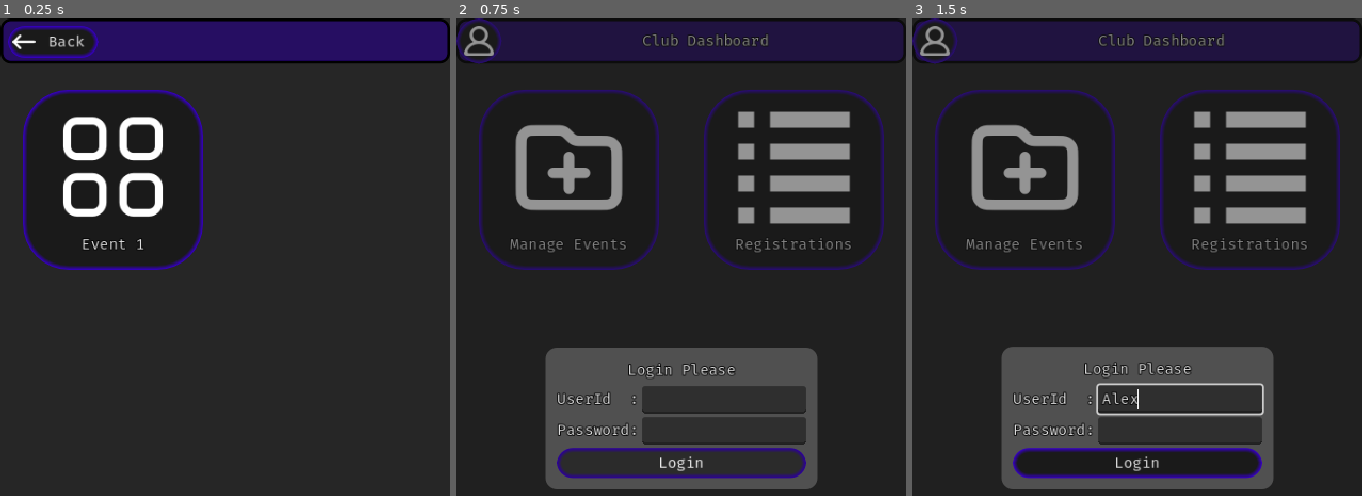
Above: before the commit, frames 1-3 (left to right).
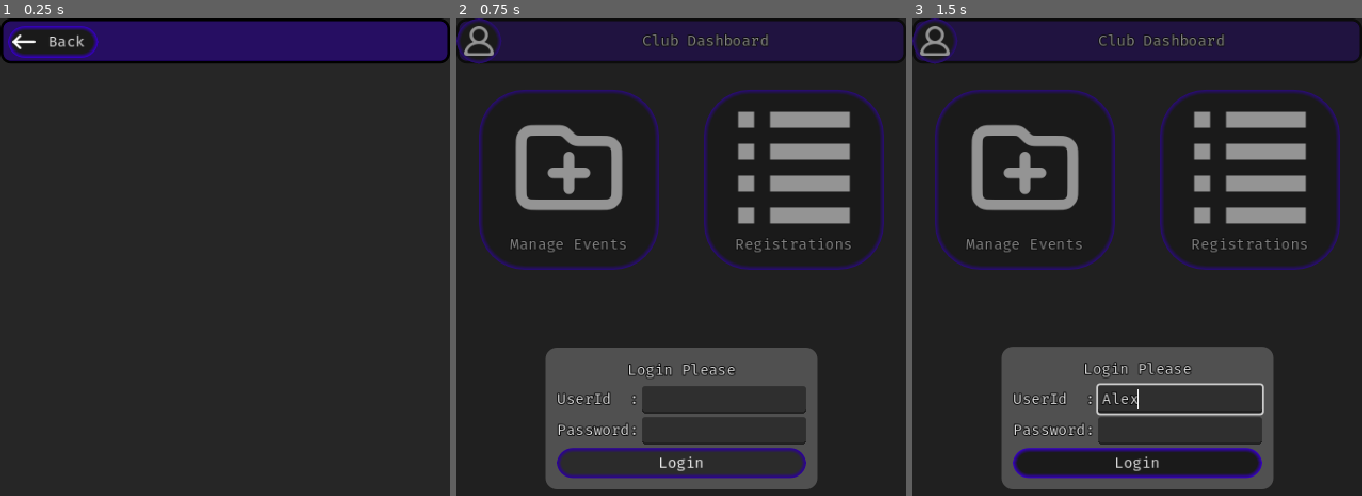
Above: after the commit, the same moments.

Repository: master172/clubdashboard
Game: Godot game, scene res://src/Main/manage_registrations.tscn
Same seed, same stepped clock (60 frames per second), same inputs: the game is played once before the commit and once after it. This scene is started directly instead of the project's main scene.
Inputs (mouse positions are in pixels of both pictures, inside the frame that each line leads up to):
- Up to frame 1 (0.25 s): no input
- Up to frame 2 (0.75 s): click "Back" at 0.5 s
- Up to frame 3 (1.5 s): click (1177, 400) at 1.27 s; type "Alex" at 1.35 s

The runs differ from the first frame. In frame 1, 3.2% of the frame differs, in the area x 5-46%, y 15-53%; in frame 2, nothing differs; in frame 3, nothing differs.

Commit message:
add registrations integration

Diff:
--- a/src/Main/manage_registrations.gd
+++ b/src/Main/manage_registrations.gd
@@ -1,9 +1,11 @@
 extends Control
 
 @onready var items: FlowContainer = $VBoxContainer/MarginContainer/ScrollContainer/Items
+const REGISTRATION_BUTTON_COMPONENT = preload("res://src/UIComponents/RegistrationButtonComponent.tscn")
 
 func _ready() -> void:
-	pass
+	if Utils.login_club != "":
+		attemt_events_creation()
 
 func _on_back_pressed() -> void:
 	var Dashboard:PackedScene = load("res://src/Main/Main.tscn")
@@ -14,6 +16,33 @@
 	var RegistrationForm:PackedScene = load("res://src/Main/registrations.tscn")
 	get_tree().change_scene_to_packed(RegistrationForm)
 
+func attemt_events_creation():
+	var http :HTTPRequest = HTTPRequest.new()
+	add_child(http)
+	http.request_completed.connect(self._on_request_completed)
+	http.request_completed.connect(http.queue_free.unbind(4))
+	var header = ["Content-Type: application/json"]
+	var body:String = JSON.stringify({"club_name":Utils.login_club})
+	var err = http.request("http://127.0.0.1:8000/events",header,HTTPClient.METHOD_GET,body)
+	if err != OK:
+		push_error("http request error: ",err)
 
-func _on_registration_1_pressed() -> void:
+func _on_request_completed(result: int, response_code: int, headers: PackedStringArray, body: PackedByteArray) -> void:
+	if response_code == 200:
+		var data:Dictionary = JSON.parse_string(body.get_string_from_utf8())
+		if data != {}:
+			add_event_buttons(data)
+	else:
+		push_error("request failed response code: ",response_code)
+
+func add_event_buttons(button_entries:Dictionary)->void:
+	for i in button_entries.keys():
+		var button:Node =REGISTRATION_BUTTON_COMPONENT.instantiate()
+		button.event_name = i
+		button.pressed.connect(self.on_event_button_pressed.bind(button_entries[i]))
+		button.Text = button_entries[i]
+		items.add_child(button)
+
+func on_event_button_pressed(event_id:String)->void:
+	Utils.selected_event.enqueue(event_id)
 	_on_registration_button_pressed()
--- a/src/Main/manage_registrations.tscn
+++ b/src/Main/manage_registrations.tscn
@@ -1,9 +1,8 @@
-[gd_scene load_steps=5 format=3 uid="uid://tqk4hylo4jw5"]
+[gd_scene load_steps=4 format=3 uid="uid://tqk4hylo4jw5"]
 
 [ext_resource type="Theme" uid="uid://c8wib8exwpaas" path="res://Resources/MainTheme.tres" id="1_aemn1"]
 [ext_resource type="Script" uid="uid://dkp5u4wx8qsu7" path="res://src/Main/manage_registrations.gd" id="2_qm8ud"]
 [ext_resource type="Texture2D" uid="uid://3wbfrdbf88e6" path="res://assets/Icons/Back.svg" id="3_naoah"]
-[ext_resource type="PackedScene" uid="uid://c4tiqh1k04mrb" path="res://src/UIComponents/RegistrationButtonComponent.tscn" id="4_qm8ud"]
 
 [node name="ManageEvents" type="Control"]
 layout_mode = 3
@@ -72,8 +71,4 @@
 theme_override_constants/h_separation = 16
 theme_override_constants/v_separation = 16
 
-[node name="Registration1" parent="VBoxContainer/MarginContainer/ScrollContainer/Items" instance=ExtResource("4_qm8ud")]
-layout_mode = 2
-
 [connection signal="pressed" from="VBoxContainer/Header/VBoxContainer/Back" to="." method="_on_back_pressed"]
-[connection signal="pressed" from="VBoxContainer/MarginContainer/ScrollContainer/Items/Registration1" to="." method="_on_registration_1_pressed"]
--- a/src/Main/registrations.gd
+++ b/src/Main/registrations.gd
@@ -1,5 +1,68 @@
 extends Control
+
+var selected_event:String = ""
+const INDUVIDUALDELEGATE = preload("res://src/UIComponents/Induvidualdelegate.tscn")
+const INSTITUTION_DELEGATE = preload("res://src/UIComponents/InstitutionDelegate.tscn")
+
+@onready var induviduals: VBoxContainer = $VBoxContainer/MarginContainer/TabContainer/Induvidual/FormContainer/Induviduals
+@onready var institutions: VBoxContainer = $VBoxContainer/MarginContainer/TabContainer/Institution/FormContainer/Institutions
+
+func _ready() -> void:
+	if Utils.selected_event.size() != 0:
+		selected_event = Utils.selected_event.get_front()
+		get_individual_registrations()
+		get_institution_registrations()
 
 func _on_back_pressed() -> void:
 	var registration_manager = load("res://src/Main/manage_registrations.tscn")
 	get_tree().change_scene_to_packed(registration_manager)
+
+func get_individual_registrations():
+	var http :HTTPRequest = HTTPRequest.new()
+	add_child(http)
+	http.request_completed.connect(self.induvidual_request_completed)
+	http.request_completed.connect(http.queue_free.unbind(4))
+	var club = Utils.login_club.uri_encode()
+	var event = selected_event.uri_encode()
+	var url:String = "http://127.0.0.1:8000/registrations/individual/"+club+"/"+event
+	var err = http.request(url)
+	if err != OK:
+		push_error("http request error: ",err)
+
+func induvidual_request_completed(result: int, response_code: int, headers: PackedStringArray, body: PackedByteArray) -> void:
+	if response_code == 200:
+		var data:Dictionary = JSON.parse_string(body.get_string_from_utf8())
+		add_individual_registration(data)
+	else:
+		push_error("request failed response code: ",response_code)
+
+func get_institution_registrations():
+	var http :HTTPRequest = HTTPRequest.new()
+	add_child(http)
+	http.request_completed.connect(self.institution_request_completed)
+	http.request_completed.connect(http.queue_free.unbind(4))
+	var club = Utils.login_club.uri_encode()
+	var event = selected_event.uri_encode()
+	var url:String = "http://127.0.0.1:8000/registrations/institution/"+club+"/"+event
+	var err = http.request(url)
+	if err != OK:
+		push_error("http request error: ",err)
+
+func institution_request_completed(result: int, response_code: int, headers: PackedStringArray, body: PackedByteArray) -> void:
+	if response_code == 200:
+		var data:Dictionary = JSON.parse_string(body.get_string_from_utf8())
+		add_institution_registrations(data)
+	else:
+		push_error("request failed response code: ",response_code)
+
+func add_individual_registration(data:Dictionary)->void:
+	for i in data["registrations"]:
+		var delegate:Node = INDUVIDUALDELEGATE.instantiate()
+		induviduals.add_child(delegate)
+		delegate._load_data(i)
+
+func add_institution_registrations(data:Dictionary)->void:
+	for i in data["registrations"]:
+		var delegate:Node = INSTITUTION_DELEGATE.instantiate()
+		institutions.add_child(delegate)
+		delegate._load_data(i)
--- a/src/Main/registrations.tscn
+++ b/src/Main/registrations.tscn
@@ -1,10 +1,8 @@
-[gd_scene load_steps=6 format=3 uid="uid://s7xjmryabp5d"]
+[gd_scene load_steps=4 format=3 uid="uid://s7xjmryabp5d"]
 
 [ext_resource type="Theme" uid="uid://c8wib8exwpaas" path="res://Resources/MainTheme.tres" id="1_f35hx"]
 [ext_resource type="Script" uid="uid://cggba23iv77br" path="res://src/Main/registrations.gd" id="2_28yk6"]
 [ext_resource type="Texture2D" uid="uid://3wbfrdbf88e6" path="res://assets/Icons/Back.svg" id="2_v2a6t"]
-[ext_resource type="PackedScene" uid="uid://bckgms8xla51m" path="res://src/UIComponents/Induvidualdelegate.tscn" id="4_gtp1t"]
-[ext_resource type="PackedScene" uid="uid://brk628uxfpj03" path="res://src/UIComponents/InstitutionDelegate.tscn" id="5_5h1ic"]
 
 [node name="Registrations" type="Control"]
 layout_mode = 3
@@ -84,14 +82,11 @@
 grow_horizontal = 2
 grow_vertical = 2
 
-[node name="VBoxContainer" type="VBoxContainer" parent="VBoxContainer/MarginContainer/TabContainer/Induvidual/FormContainer"]
+[node name="Induviduals" type="VBoxContainer" parent="VBoxContainer/MarginContainer/TabContainer/Induvidual/FormContainer"]
 layout_mode = 2
 size_flags_horizontal = 3
 size_flags_vertical = 3
 theme_override_constants/separation = 18
-
-[node name="Delegate" parent="VBoxContainer/MarginContainer/TabContainer/Induvidual/FormContainer/VBoxContainer" instance=ExtResource("4_gtp1t")]
-layout_mode = 2
 
 [node name="Institution" type="Control" parent="VBoxContainer/MarginContainer/TabContainer"]
 visible = false
@@ -110,12 +105,9 @@
 grow_horizontal = 2
 grow_vertical = 2
 
-[node name="VBoxContainer" type="VBoxContainer" parent="VBoxContainer/MarginContainer/TabContainer/Institution/FormContainer"]
+[node name="Institutions" type="VBoxContainer" parent="VBoxContainer/MarginContainer/TabContainer/Institution/FormContainer"]
 layout_mode = 2
 size_flags_horizontal = 3
 size_flags_vertical = 3
 
-[node name="Delegate" parent="VBoxContainer/MarginContainer/TabContainer/Institution/FormContainer/VBoxContainer" instance=ExtResource("5_5h1ic")]
-layout_mode = 2
-
 [connection signal="pressed" from="VBoxContainer/Header/VBoxContainer/Back" to="." method="_on_back_pressed"]
--- a/src/UIComponents/induvidualdelegate.gd
+++ b/src/UIComponents/induvidualdelegate.gd
@@ -4,47 +4,14 @@
 @onready var participant_container: VBoxContainer = $HBoxContainer/VBoxContainer
 @onready var cred: Label = $Header/MarginContainer/Cred
 
-var temp = {
-	"cred_id":{
-			"user_id":"value",
-			"Password":"password",
-		},
-			"participants":{
-				"participant 1":{
-					"name":"Name",
-					"email":"Email",
-					"phoneNo":"Phone No"
-				},
-				"participant 2":{
-					"name":"Name",
-					"email":"Email",
-					"phoneNo":"Phone No"
-				},
-				"participant 3":{
-					"name":"Name",
-					"email":"Email",
-					"phoneNo":"Phone No"
-				},
-				"participant n":{
-					"name":"Name",
-					"email":"Email",
-					"phoneNo":"Phone No"
-				},
-
-			}
-}
-
-func _ready() -> void:
-	_load_data(temp)
-
 func _load_data(data:Dictionary)->void:
-	cred.text = data["cred_id"]["user_id"]
+	cred.text = data["team_name"]
 	var num:int = 0
-	for i:String in data["participants"].keys():
+	for i:Dictionary in data["participants"]:
 		num += 1
-		var data_name:String = data["participants"][i]["name"]
-		var data_email:String = data["participants"][i]["email"]
-		var data_phone_no:String = data["participants"][i]["phoneNo"]
+		var data_name:String = i["name"]
+		var data_email:String = i["email_id"]
+		var data_phone_no:String = i["phone_no"]
 
 		var entry:Node = PARTICIPANT_ENTRY.instantiate()
 
--- a/src/UIComponents/institution_delegate.gd
+++ b/src/UIComponents/institution_delegate.gd
@@ -7,90 +7,28 @@
 @onready var cred: Label = $Header/MarginContainer/Cred
 @onready var delegate_head: PanelContainer = $HBoxContainer/VBoxContainer/DelegateHead
 
-var temp = {
-	"college_name":{
-		"cred_id":{
-			"password":"password"
-		},
-		"delegate_name":"delegate_name",
-		"delegate_email":"delegate_email",
-		"delegate_phoneNo":"delegate_phoneNo",
-		"event_name":{
-			"cred_id":{
-				"password":"password"
-			},
-			"participants":{
-				"team 1":{
-					"participant 1":{
-						"name":"Name",
-						"email":"Email",
-						"phoneNo":"Phone No"
-					},
-					"participant 2":{
-						"name":"Name",
-						"email":"Email",
-						"phoneNo":"Phone No"
-					},
-					"participant 3":{
-						"name":"Name",
-						"email":"Email",
-						"phoneNo":"Phone No"
-					},
-					"participant n":{
-						"name":"Name",
-						"email":"Email",
-						"phoneNo":"Phone No"
-					}
-				},
-				"team 2":{
-					"participant 1":{
-						"name":"Name",
-						"email":"Email",
-						"phoneNo":"Phone No"
-					},
-					"participant 2":{
-						"name":"Name",
-						"email":"Email",
-						"phoneNo":"Phone No"
-					},
-					"participant 3":{
-						"name":"Name",
-						"email":"Email",
-						"phoneNo":"Phone No"
-					},
-					"participant n":{
-						"name":"Name",
-						"email":"Email",
-						"phoneNo":"Phone No"
-					}
-				}
-			}
-		}
-	}
-}
-
-func _ready() -> void:
-	_load_data("Mcc",temp["college_name"])
-
-func _load_data(Name:String,data_map:Dictionary)->void:
-	cred.text = Name
+func _load_data(data_map:Dictionary)->void:
+	cred.text = data_map["institution_name"]
 	var num:int = 0
-	var delegate_name:String = data_map["delegate_name"]
-	var delegate_phone_no:String = data_map["delegate_phoneNo"]
-	var delgate_email:String = data_map["delegate_email"]
+	var delegate_name:String = data_map["delegate_head"]
+	var delegate_phone_no:String = data_map["delegate_phone_no"]
+	var delgate_email:String = data_map["delegate_email_id"]
 
 	delegate_head._set_data(delegate_name,delegate_phone_no,delgate_email)
-	var data :Dictionary = data_map["event_name"]["participants"]
+	var data :Array = data_map["teams"]
 
-	for i:String in data.keys():
+	var teams:int = 0
+	for i:Dictionary in data:
+		num = 0
+		teams += 1
 		var team_handle = TEAM_HEADER.instantiate()
 		participant_container.add_child(team_handle)
-		team_handle._set_data(i)
-		for j:String in data[i].keys():
+		team_handle._set_data("Team_"+str(teams))
+		for j:Dictionary in i["participants"]:
 			num += 1
-			var data_name:String = data[i][j]["name"]
-			var data_email:String = data[i][j]["email"]
-			var data_phone_no:String = data[i][j]["phoneNo"]
+			var data_name:String = j.get("name", "")
+			var data_phone_no:String = j.get("phone_no", "")
+			var data_email:String = j.get("email_id", "")
 
 			var entry:Node = PARTICIPANT_ENTRY.instantiate()
 
